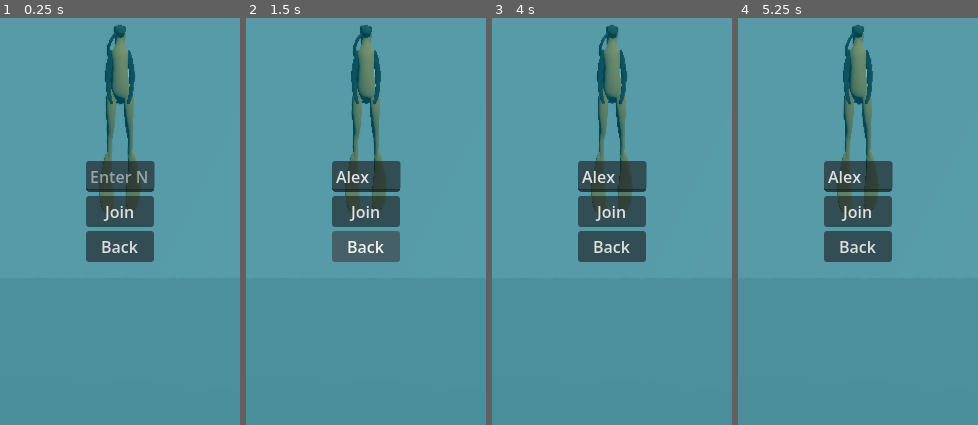
Above: before the commit, frames 1-4 (left to right).
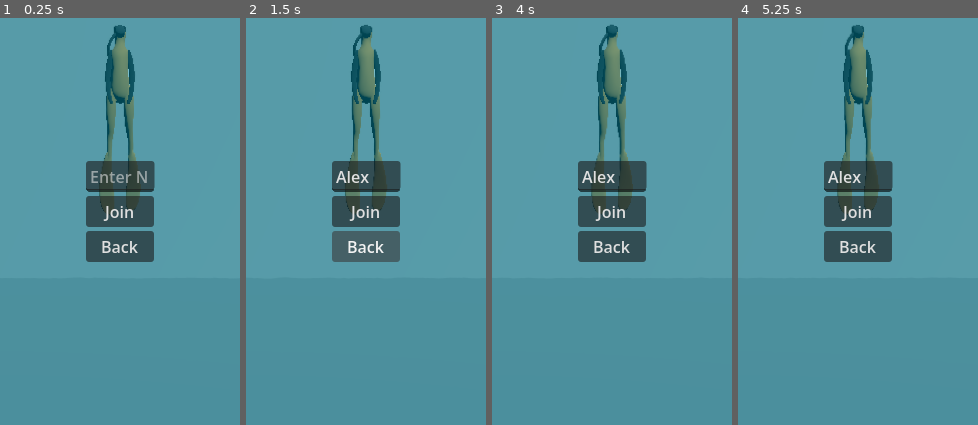
Above: after the commit, the same moments.

Repository: eikap/ggj-2026
Game: Godot game, scene res://FelixTest/ShaderTest.tscn
Same seed, same stepped clock (60 frames per second), same inputs: the game is played once before the commit and once after it. This scene is started directly instead of the project's main scene.
Inputs (mouse positions are in pixels of both pictures, inside the frame that each line leads up to):
- Up to frame 1 (0.25 s): no input
- Up to frame 2 (1.5 s): click (366, 176) at 0.52 s; type "Alex" at 0.6 s; click "Back" at 1.25 s
- Up to frame 3 (4 s): click "Join" at 2 s; move the mouse to (664, 188) at 2.77 s; click (664, 188) at 2.92 s; move the mouse to (564, 233) at 3.52 s; click (564, 233) at 3.67 s
- Up to frame 4 (5.25 s): move the mouse to (882, 119) at 4.27 s; click (882, 119) at 4.42 s; move the mouse to (846, 298) at 5.02 s; click (846, 298) at 5.17 s

The runs differ from the first frame. In frame 1, less than 0.1% of the frame differs, in the area x 43-56%, y 3-34%; in frame 2, less than 0.1%; in frame 3, less than 0.1%, in the area x 43-55%, y 1-36%; in frame 4, less than 0.1%.

Commit message:
Updated wave shader

Diff:
--- a/FelixTest/ShaderTest.tscn
+++ b/FelixTest/ShaderTest.tscn
@@ -38,8 +38,8 @@
 shader = ExtResource("1_vi6rh")
 shader_parameter/noise_tex = ExtResource("2_5xmn5")
 shader_parameter/distortion_strength = 0.005
-shader_parameter/wave_speed = 0.4
-shader_parameter/wave_scale = 5.0
+shader_parameter/wave_speed = 0.2
+shader_parameter/wave_scale = 2.0
 shader_parameter/water_color = Color(0, 0.6651851, 0.7977378, 1)
 shader_parameter/absorption_strength = 0.4
 
